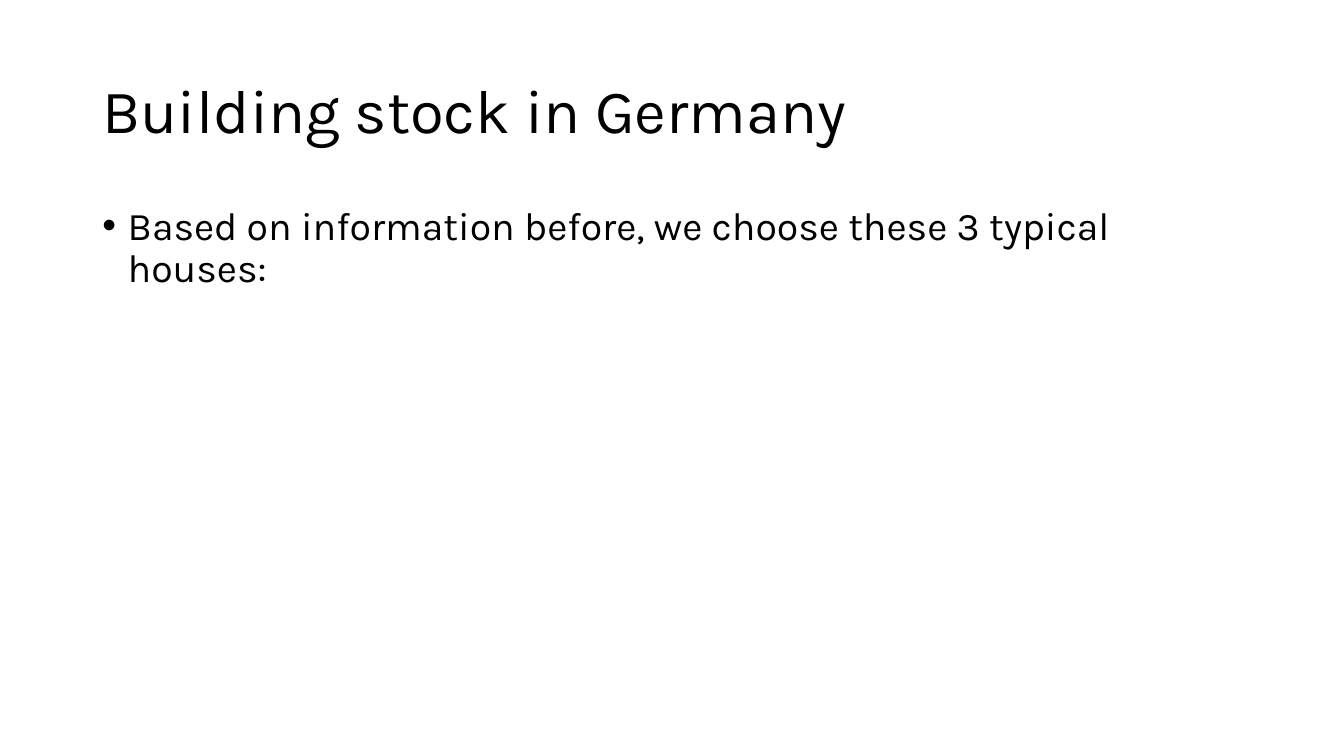
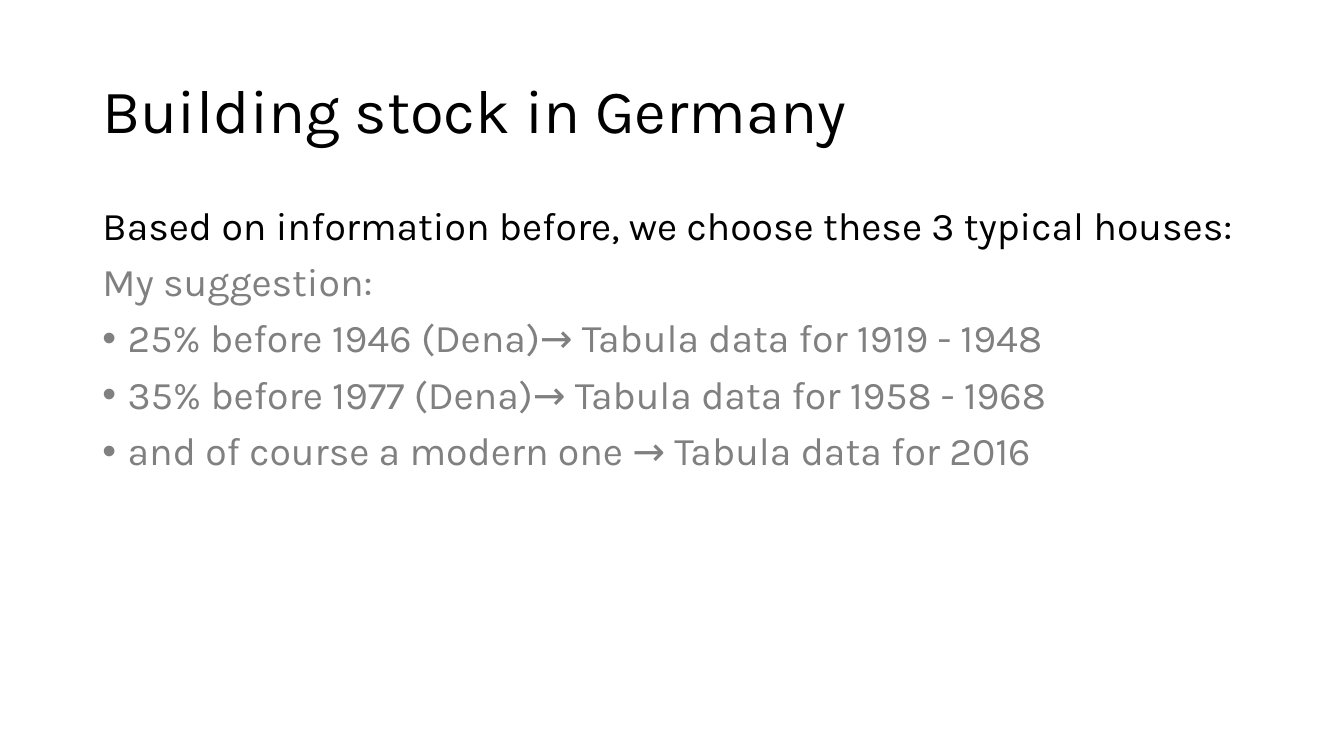
Before and after one commit to eyjomoin/Modeling-buildings-and-their-heating-systems, a slide deck: slide 7 of presentation/heat.pptx. Drawn at 1344x756 pixels with LibreOffice and Linux fonts; fonts in the diff are those of the drawing. Boxes give left, top, right and bottom in pixels: in the first picture for what was removed or moved away, otherwise in the second. Text is boxed around its words. In the diff, an @@ line names an element or a change of style, - is before the commit and + after.

Commit message:
added suggestions for house types and weather scenarios

```diff
--- a/presentation/heat.pptx
+++ b/presentation/heat.pptx
@@ text at (102,213,1232,250): bullet • to none @@
@@ text at (102,269,1046,466): paragraphs added @@
+My suggestion:
+• 25% before 1946 (Dena)→ Tabula data for 1919 - 1948
+• 35% before 1977 (Dena)→ Tabula data for 1958 - 1968
+• and of course a modern one → Tabula data for 2016
```
Also in this commit, not shown: 1 other slide changed.
